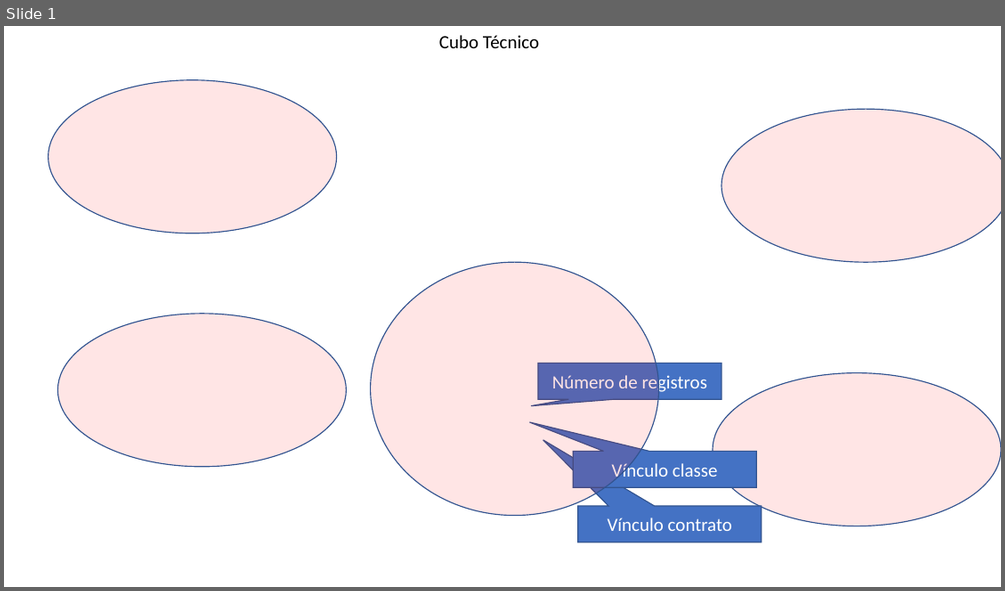
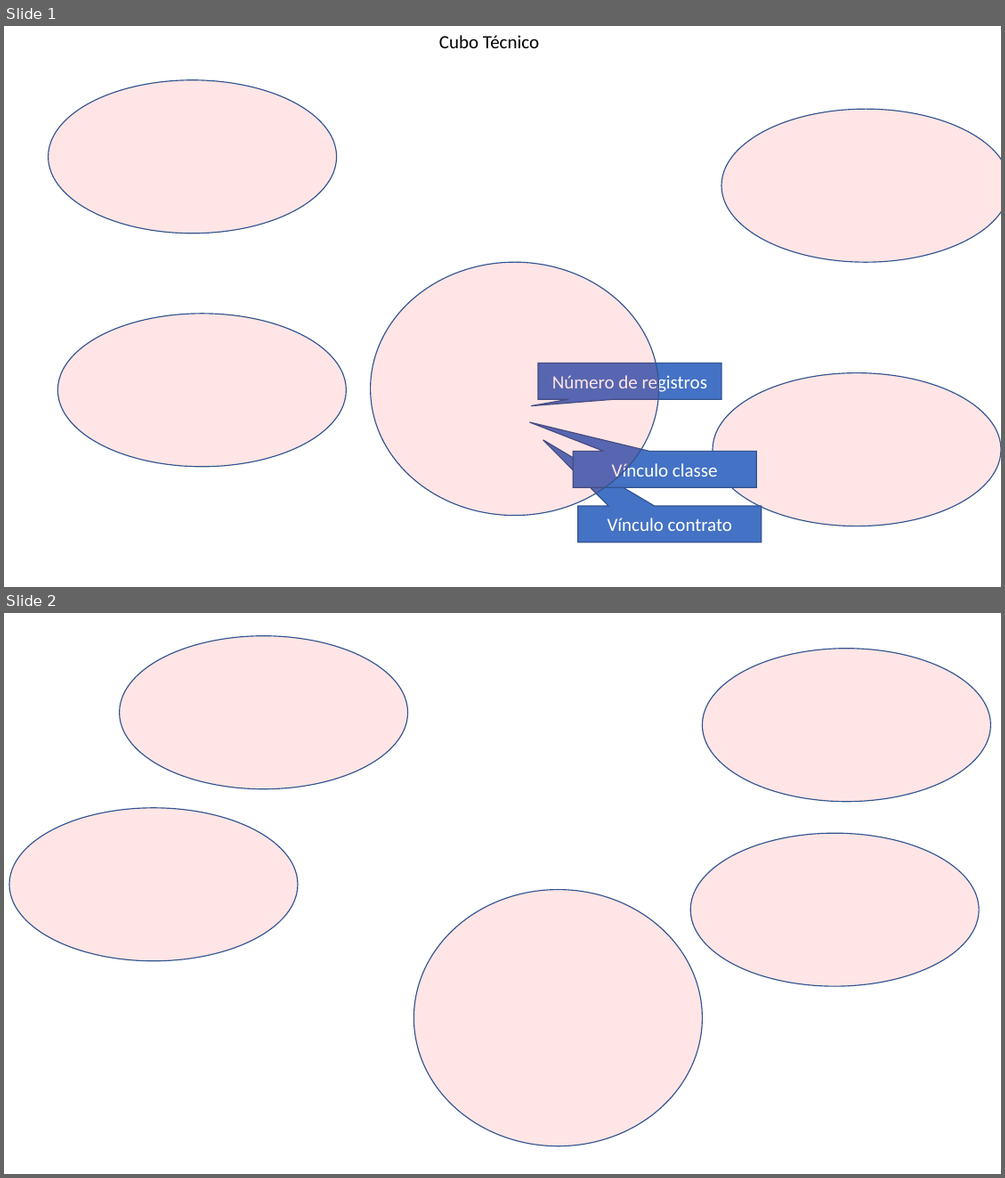
Before and after one commit to vinicius-silva-ep/Desafio-PNP, a slide deck: FLUXO.pptx. Shown one above the other, each under a label of ours: slide 1 before the commit, slides 1 and 2 after it. The pictures are 1005x591 and 1005x1178 pixels, drawn with LibreOffice and Linux fonts; fonts in the diff are those of the drawing; background and template pictures are left out. Boxes give left, top, right and bottom in pixels: in the first picture for what was removed or moved away, otherwise in the second. Text is boxed around its words. In the diff, an @@ line names an element or a change of style, - is before the commit and + after.

```diff
--- a/FLUXO.pptx
+++ b/FLUXO.pptx
@@ slide 2 added at (x1=4, y1=613, x2=1001, y2=1174), background picture (left out) @@
@@ ellipse added at (x1=119, y1=636, x2=408, y2=789), fill #FF0000 at 10% opacity, outline #325491 1 pt @@
@@ ellipse added at (x1=703, y1=648, x2=991, y2=802), fill #FF0000 at 10% opacity, outline #325491 1 pt @@
@@ ellipse added at (x1=9, y1=807, x2=298, y2=961), fill #FF0000 at 10% opacity, outline #325491 1 pt @@
@@ ellipse added at (x1=690, y1=833, x2=979, y2=986), fill #FF0000 at 10% opacity, outline #325491 1 pt @@
@@ ellipse added at (x1=413, y1=890, x2=703, y2=1146), fill #FF0000 at 10% opacity, outline #325491 1 pt @@
```
Also in this commit, not shown: 1 other slide added, 3 slides removed, 15 other files.
